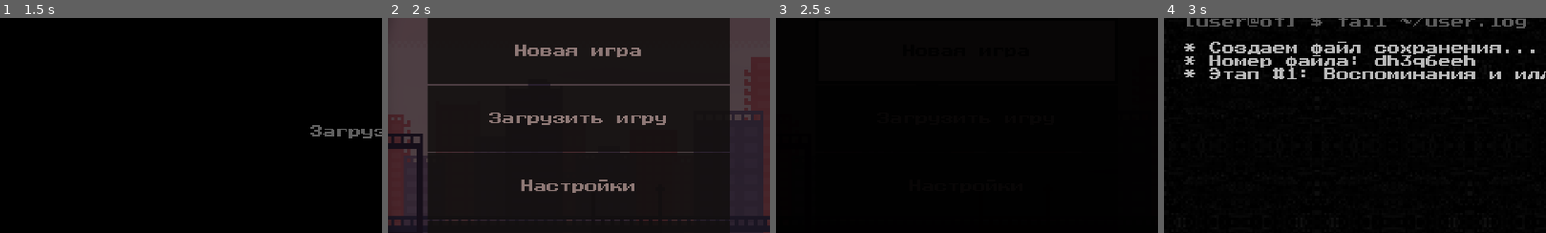
Above: before the commit, frames 1-4 (left to right).
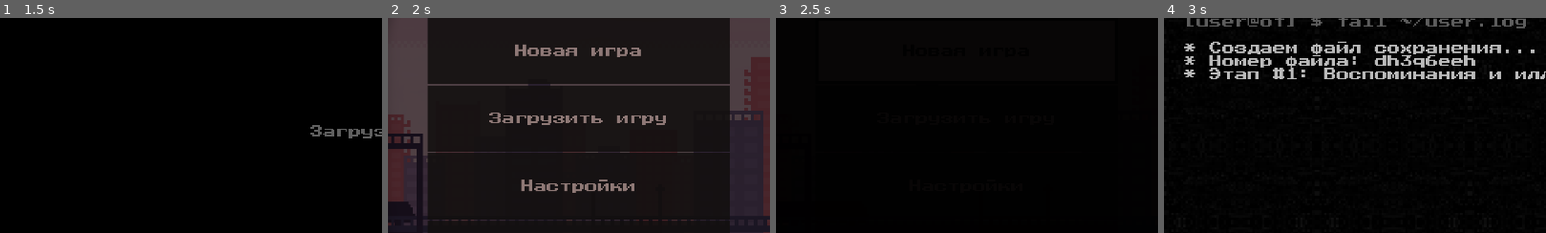
Above: after the commit, the same moments.

Repository: ordinary-dev/student-quest
Game: Godot game, scene res://Scenes/entry.tscn
Two runs of this game, one before a commit and one after it. Both use one fixed random seed, a clock stepped at 60 frames per second and the inputs below.
Inputs (mouse positions are % of the whole screen's width and height, from its top left):
- Up to frame 1 (1.5 s): tap Enter (ui_accept) at 0.5, 0.77, 1.25 s; move the mouse to (72, 45) at 0.52 s; hold Right (ui_right) 0.53-1.28 s; click (72, 45) at 0.67 s; move the mouse to (30, 55) at 1.27 s; hold Down (ui_down) from 1.28 s (still down)
- Up to frame 2 (2 s): keep holding Down (ui_down); tap Enter (ui_accept) at 1.52 s
- Up to frame 3 (2.5 s): release Down (ui_down) at 2 s; click "Новая игра" at 2 s
- Up to frame 4 (3 s): click "Начать" at 2.75 s
The pictures show only the part of the screen within x 0-50%, y 24-74%; the shares and areas given below are measured in that part.

Frame 1 is identical in both runs. In frame 2, 0.5% of the frame differs, in the area x 0-7%, y 85-97%; in frame 3, less than 0.1%; in frame 4, nothing differs.

Commit message:
Animate main menu

Diff:
--- a/Scenes/menu/menu.tscn
+++ b/Scenes/menu/menu.tscn
@@ -1,13 +1,19 @@
-[gd_scene load_steps=10 format=2]
+[gd_scene load_steps=17 format=2]
 
 [ext_resource path="res://Sprites/Old_screen.png" type="Texture" id=1]
 [ext_resource path="res://Sprites/backgrounds/8bit-background.png" type="Texture" id=2]
 [ext_resource path="res://Scenes/menu/settings.tscn" type="PackedScene" id=3]
 [ext_resource path="res://Scenes/menu/load.tscn" type="PackedScene" id=4]
 [ext_resource path="res://Scenes/menu/confirm.tscn" type="PackedScene" id=5]
+[ext_resource path="res://Sprites/backgrounds/8bit-foreground.png" type="Texture" id=6]
 [ext_resource path="res://Scenes/templates/Button.tscn" type="PackedScene" id=7]
 [ext_resource path="res://Sprites/noise_frames/noise.tres" type="SpriteFrames" id=8]
 [ext_resource path="res://Fonts/PressStart_Res/Pixel_font_large.tres" type="DynamicFont" id=9]
+[ext_resource path="res://Sprites/backgrounds/8bit-train.png" type="Texture" id=10]
+[ext_resource path="res://Sprites/backgrounds/8bit-person.png" type="Texture" id=11]
+[ext_resource path="res://Scenes/templates/Rain.tscn" type="PackedScene" id=12]
+[ext_resource path="res://Sprites/backgrounds/8bit-person-2.png" type="Texture" id=13]
+[ext_resource path="res://Sprites/backgrounds/8bit-person-1.png" type="Texture" id=14]
 
 [sub_resource type="GDScript" id=1]
 resource_name = "Main"
@@ -68,6 +74,64 @@
 
 "
 
+[sub_resource type="GDScript" id=2]
+script/source = "extends Tween
+
+export (NodePath) var train
+export (NodePath) var person
+export (NodePath) var foreground
+export (NodePath) var background
+export (NodePath) var rain
+export (StreamTexture) var person_1
+export (StreamTexture) var person_2
+
+
+func _ready():
+	# Прибытие поезда
+	interpolate_property(
+		get_node(train), \"rect_position\",
+		Vector2(-727, 716), Vector2(1000, 716), 10,
+		Tween.TRANS_QUAD, Tween.EASE_OUT)
+	start()
+	yield(get_tree().create_timer(13), \"timeout\")
+
+	# Появление человека
+	get_node(person).set_visible(true)
+
+	# Отбытие поезда
+	interpolate_property(
+		get_node(train), \"rect_position\",
+		Vector2(1000, 716), Vector2(2000, 716), 7,
+		Tween.TRANS_QUAD, Tween.EASE_IN)
+	start()
+	yield(get_tree().create_timer(10), \"timeout\")
+
+	# Затемнение
+	interpolate_property(
+		get_node(foreground), \"modulate\",
+		Color(\"#888888\"), Color(\"#222222\"), 12,
+		Tween.TRANS_LINEAR, Tween.EASE_IN_OUT)
+	interpolate_property(
+		get_node(background), \"modulate\",
+		Color(\"#888888\"), Color(\"#222222\"), 12,
+		Tween.TRANS_LINEAR, Tween.EASE_IN_OUT)
+	interpolate_property(
+		get_node(person), \"modulate\",
+		Color(\"#ffffff\"), Color(\"#666666\"), 12,
+		Tween.TRANS_LINEAR, Tween.EASE_IN_OUT)
+	start()
+	yield(get_tree().create_timer(12), \"timeout\")
+
+	# Дождь
+	get_node(rain).emitting = true
+	yield(get_tree().create_timer(3), \"timeout\")
+
+	# Зонт
+	get_node(person).texture = person_1
+	yield(get_tree().create_timer(0.7), \"timeout\")
+	get_node(person).texture = person_2
+"
+
 [node name="Menu" type="Control"]
 anchor_right = 1.0
 anchor_bottom = 1.0
@@ -81,8 +145,8 @@
 confirm_scene = NodePath("../Menu/HBoxContainer/MarginContainer2/Confirm")
 music = "res://Audio/music/Kalaido_Hanging_Lanterns.ogg"
 
-[node name="TextureRect" type="TextureRect" parent="."]
-modulate = Color( 0.521569, 0.521569, 0.521569, 1 )
+[node name="Background" type="TextureRect" parent="."]
+modulate = Color( 0.533333, 0.533333, 0.533333, 1 )
 anchor_right = 1.0
 anchor_bottom = 1.0
 margin_right = -1920.0
@@ -94,7 +158,52 @@
 "_edit_use_anchors_": false
 }
 
-[node name="TextureRect2" type="TextureRect" parent="."]
+[node name="Person" type="TextureRect" parent="."]
+visible = false
+margin_left = 1427.44
+margin_top = 724.909
+margin_right = 1462.44
+margin_bottom = 794.909
+texture = ExtResource( 11 )
+stretch_mode = 5
+__meta__ = {
+"_edit_use_anchors_": false
+}
+
+[node name="Train" type="TextureRect" parent="."]
+modulate = Color( 0.521569, 0.521569, 0.521569, 1 )
+anchor_right = 1.0
+anchor_bottom = 1.0
+margin_left = -726.0
+margin_top = 716.0
+margin_right = -1946.0
+margin_bottom = -304.0
+texture = ExtResource( 10 )
+expand = true
+__meta__ = {
+"_edit_use_anchors_": false
+}
+
+[node name="Foreground" type="TextureRect" parent="."]
+modulate = Color( 0.533333, 0.533333, 0.533333, 1 )
+anchor_right = 1.0
+anchor_bottom = 1.0
+margin_right = -1920.0
+margin_bottom = -1080.0
+rect_min_size = Vector2( 1920, 1080 )
+texture = ExtResource( 6 )
+expand = true
+__meta__ = {
+"_edit_use_anchors_": false
+}
+
+[node name="Particles2D" parent="." instance=ExtResource( 12 )]
+modulate = Color( 0.395471, 0.305756, 0.910156, 0.105882 )
+scale = Vector2( 0.5, 0.5 )
+emitting = false
+preprocess = 0.0
+
+[node name="Vignette" type="TextureRect" parent="."]
 margin_right = 40.0
 margin_bottom = 40.0
 texture = ExtResource( 1 )
@@ -107,7 +216,7 @@
 position = Vector2( 960, 540 )
 scale = Vector2( 40, 40 )
 frames = ExtResource( 8 )
-frame = 2
+frame = 3
 playing = true
 
 [node name="HBoxContainer" type="HBoxContainer" parent="."]
@@ -211,6 +320,16 @@
 margin_top = 150.0
 margin_right = 858.0
 margin_bottom = 930.0
+
+[node name="Animation" type="Tween" parent="."]
+script = SubResource( 2 )
+train = NodePath("../Train")
+person = NodePath("../Person")
+foreground = NodePath("../Foreground")
+background = NodePath("../Background")
+rain = NodePath("../Particles2D")
+person_1 = ExtResource( 14 )
+person_2 = ExtResource( 13 )
 [connection signal="pressed" from="HBoxContainer/MarginContainer/VBoxContainer/BtnNew" to="." method="_new_game"]
 [connection signal="pressed" from="HBoxContainer/MarginContainer/VBoxContainer/BtnLoad" to="." method="_load_game"]
 [connection signal="pressed" from="HBoxContainer/MarginContainer/VBoxContainer/BtnSettings" to="." method="_toggle_settings"]
Binary file changed: Sprites/backgrounds/8bit-background.png
Binary file added: Sprites/backgrounds/8bit-foreground.png
Not shown, added: Sprites/backgrounds/8bit-foreground.png.import
Binary file added: Sprites/backgrounds/8bit-person-1.png
Not shown, added: Sprites/backgrounds/8bit-person-1.png.import
Binary file added: Sprites/backgrounds/8bit-person-2.png
Not shown, added: Sprites/backgrounds/8bit-person-2.png.import
Binary file added: Sprites/backgrounds/8bit-person.png
Not shown, added: Sprites/backgrounds/8bit-person.png.import
Binary file added: Sprites/backgrounds/8bit-train.png
Not shown, added: Sprites/backgrounds/8bit-train.png.import
